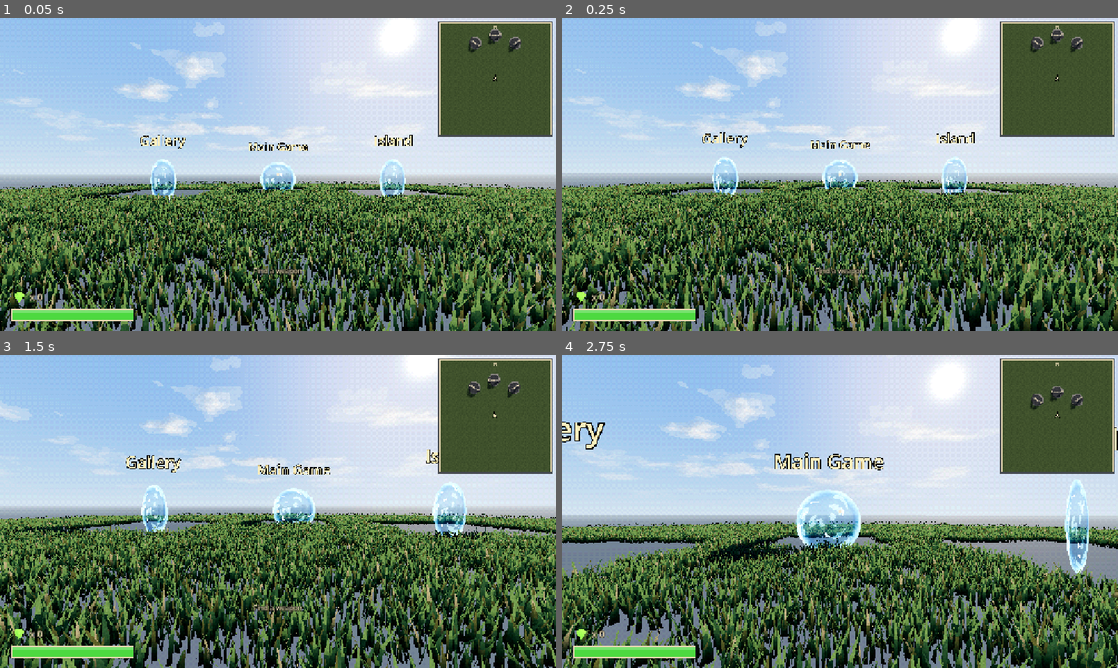
Above: before the commit, frames 1-4 (two rows, left to right).
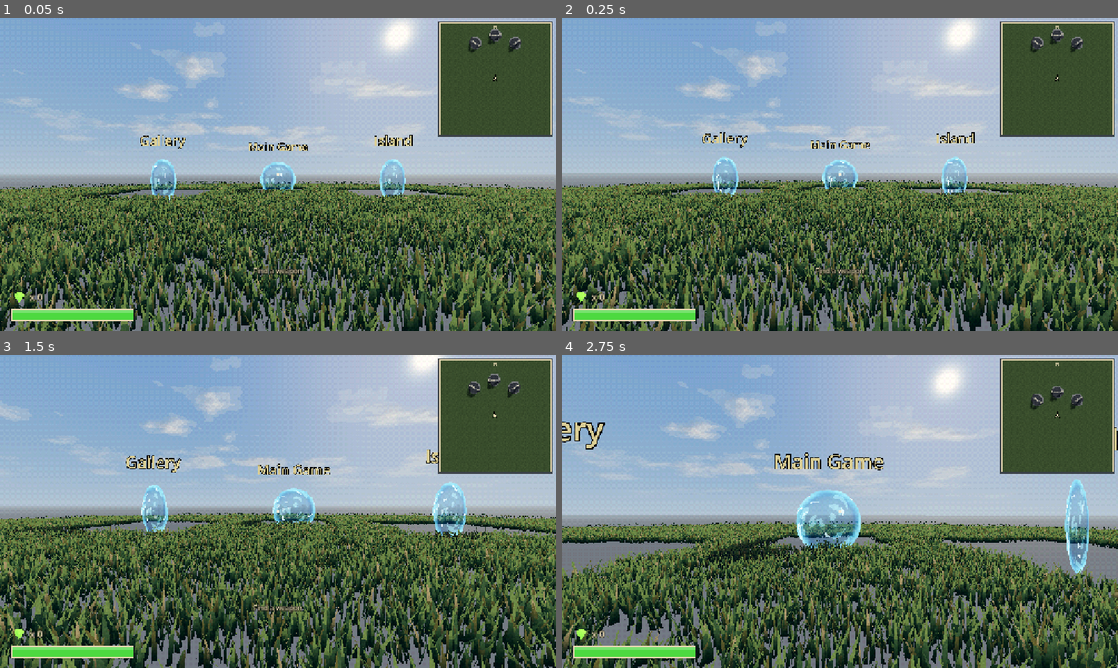
Above: after the commit, the same moments.

Repository: frankhale/opus-fps
Game: Godot game, scene res://scenes/main.tscn
The game is run twice, just before and just after one commit, with the same random seed, the same clock (stepped at 60 frames per second) and the same inputs.
Inputs (mouse positions are in pixels of both pictures, inside the frame that each line leads up to):
- Up to frame 1 (0.05 s): no input
- Up to frame 2 (0.25 s): no input
- Up to frame 3 (1.5 s): tap Enter at 0.5 s; move the mouse to (305, 511) at 0.52 s; hold C (crouch) 0.53-1.28 s; hold W (move_forward) from 0.53 s (still down); tap Space (jump) at 0.77, 1.07 s; move the mouse to (250, 511) at 1.27 s; click (250, 511) at 1.35 s
- Up to frame 4 (2.75 s): keep holding W (move_forward); tap Space (jump) at 1.52, 1.82 s; move the mouse to (851, 505) at 2.02 s; hold Mouse wheel down (next_weapon) from 2.03 s (still down)

The runs differ from the first frame. In frame 1, 49% of the frame differs, in the area x 0-100%, y 0-100%; in frame 2, 49%; in frame 3, 48%; in frame 4, 51%.

Commit message:
Soften the lighting so it's easier on the eyes
The world's sun was strong (2.4) and orange against a cold blue fill, and an ACES
tonemap with extra contrast and saturation pushed it further, so the shaded sides of
things went navy or near black and the sand and sky glared. In world.tscn (shared by
every level):

- Sun: 1.8, a paler warm white, with softer shadow edges (blur 1.5).
- Fill: warm neutral rather than blue, a little brighter (1.1), and only a fifth of it
  from the sky, so shade stays readable and isn't tinted navy.
- Tonemap: Filmic (exposure 1.15, white 6) rather than ACES, for a gentler roll-off.
- Contrast 1.03 and saturation 1.12, down from 1.1 and 1.15; glow 0.3, down from 0.45;
  the fog's light a touch warmer.

Checked in the real game view (low-res render and PS1 filter) in the hub, island and
valley.

Diff:
--- a/godot/scenes/world.tscn
+++ b/godot/scenes/world.tscn
@@ -22,18 +22,18 @@
 background_mode = 2
 sky = SubResource("Sky_main")
 ambient_light_source = 3
-ambient_light_color = Color(0.55, 0.62, 0.78, 1)
-ambient_light_sky_contribution = 0.4
-ambient_light_energy = 0.8
-tonemap_mode = 3
-tonemap_exposure = 1.2
-tonemap_white = 4.5
+ambient_light_color = Color(0.72, 0.7, 0.68, 1)
+ambient_light_sky_contribution = 0.2
+ambient_light_energy = 1.1
+tonemap_mode = 2
+tonemap_exposure = 1.15
+tonemap_white = 6.0
 glow_enabled = true
 glow_levels/1 = 1.0
 glow_levels/2 = 0.5
 glow_levels/3 = 0.0
 glow_levels/5 = 0.0
-glow_intensity = 0.45
+glow_intensity = 0.3
 glow_strength = 1.0
 glow_bloom = 0.0
 glow_blend_mode = 0
@@ -41,7 +41,7 @@
 glow_hdr_luminance_cap = 1.5
 fog_enabled = true
 fog_mode = 1
-fog_light_color = Color(0.62, 0.7, 0.8, 1)
+fog_light_color = Color(0.68, 0.73, 0.8, 1)
 fog_sun_scatter = 0.2
 fog_depth_curve = 1.2
 fog_depth_begin = 45.0
@@ -56,8 +56,8 @@
 volumetric_fog_sky_affect = 0.4
 adjustment_enabled = true
 adjustment_brightness = 1.0
-adjustment_contrast = 1.1
-adjustment_saturation = 1.15
+adjustment_contrast = 1.03
+adjustment_saturation = 1.12
 
 [sub_resource type="FogMaterial" id="FogMaterial_ground"]
 density = 0.007
@@ -72,13 +72,13 @@
 
 [node name="Sun" type="DirectionalLight3D" parent="."]
 transform = Transform3D(-0.8660, -0.2500, 0.4330, 0.0000, 0.8660, 0.5000, -0.5000, 0.4330, -0.7500, 0, 20, 0)
-light_color = Color(1, 0.88, 0.72, 1)
-light_energy = 2.4
+light_color = Color(1, 0.93, 0.82, 1)
+light_energy = 1.8
 light_angular_distance = 1.5
 shadow_enabled = true
 shadow_bias = 0.05
 shadow_normal_bias = 1.5
-shadow_blur = 0.6
+shadow_blur = 1.5
 directional_shadow_split_1 = 0.08
 directional_shadow_split_2 = 0.22
 directional_shadow_split_3 = 0.5
Not shown, changed: godot/README.md
